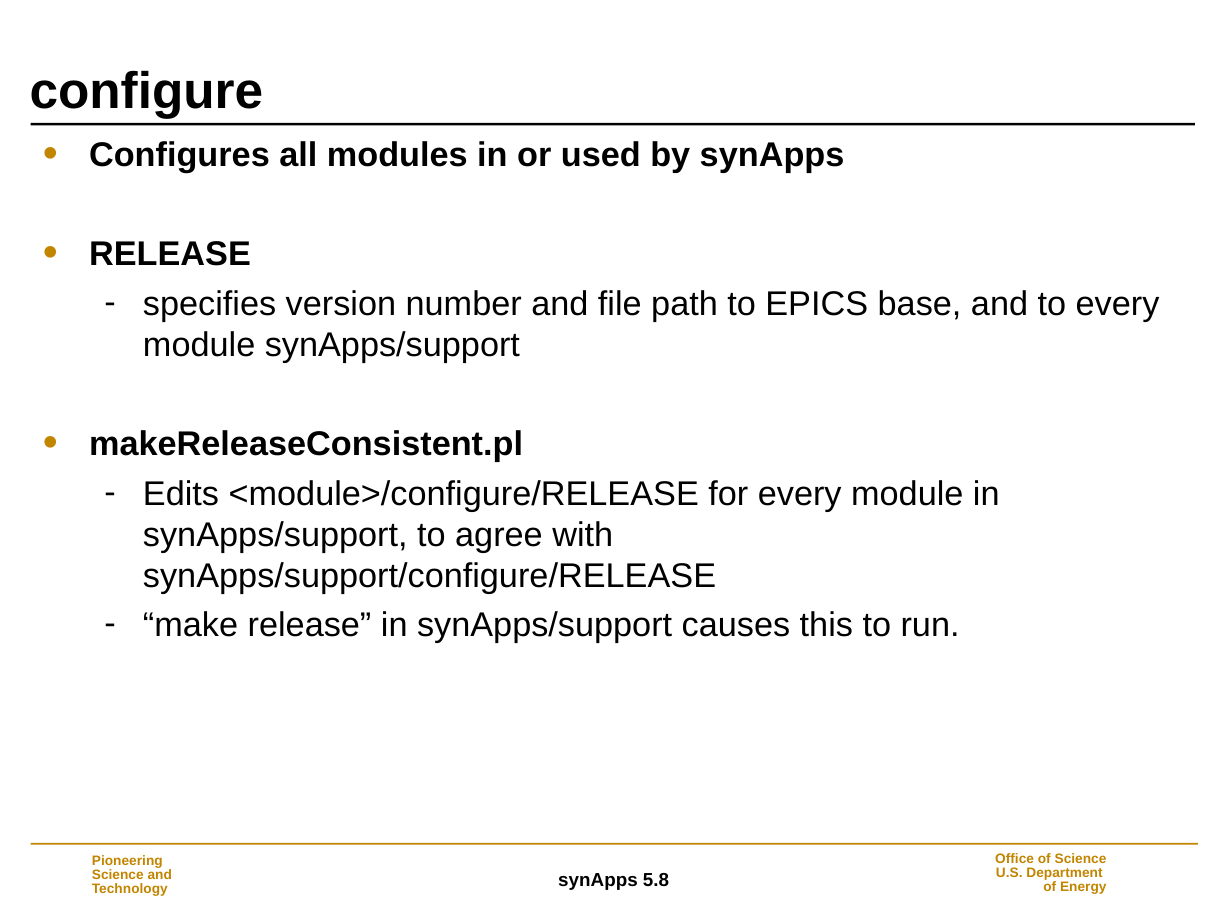
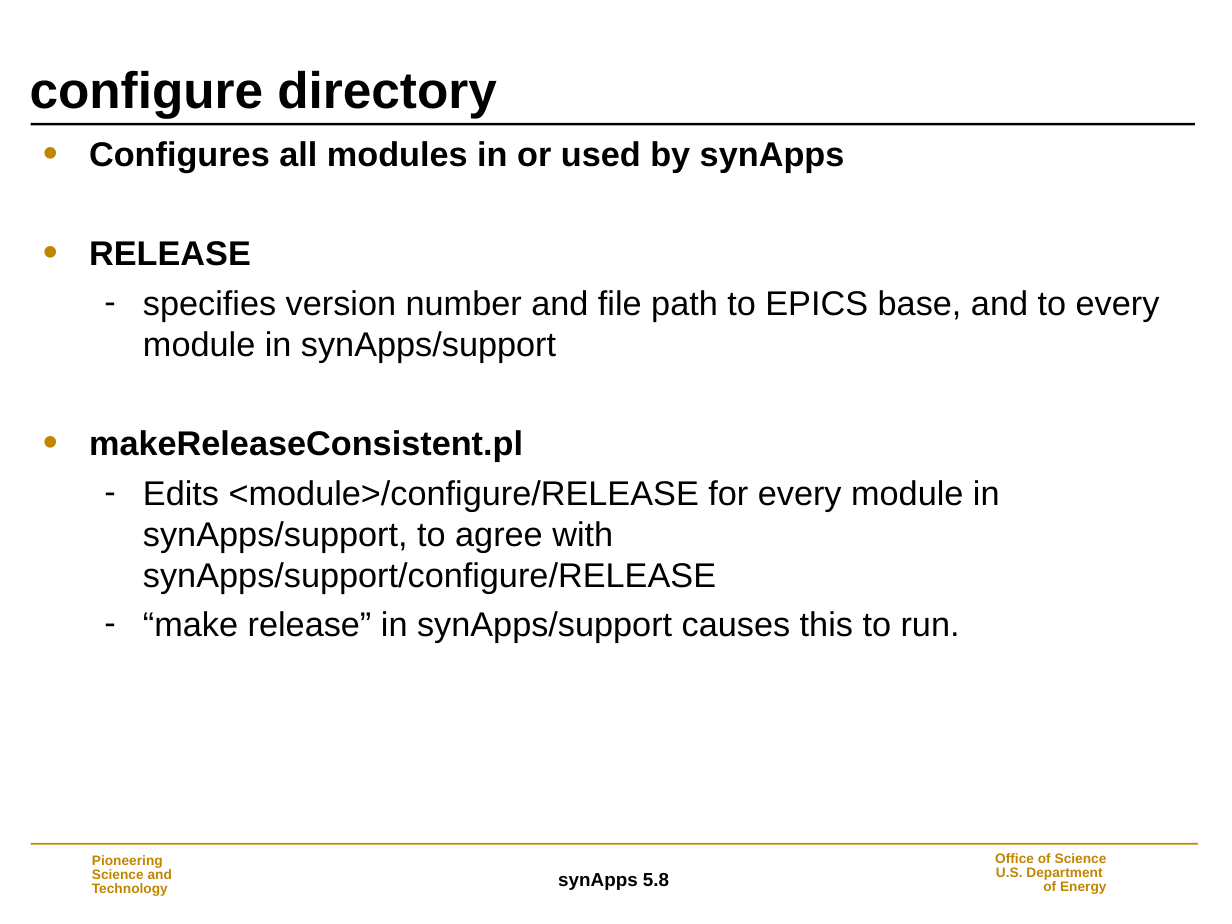
Before and after one commit to EPICS-synApps/support, a slide deck: slide 14 of documentation/IntroToSynApps.ppt (slide 16 before the commit). Drawn at 1232x924 pixels with LibreOffice and Linux fonts; fonts in the diff are those of the drawing; background and template pictures are left out. Boxes give left, top, right and bottom in pixels: in the first picture for what was removed or moved away, otherwise in the second. Text is boxed around its words. In the diff, an @@ line names an element or a change of style, - is before the commit and + after.

```diff
--- a/documentation/IntroToSynApps.ppt
+++ b/documentation/IntroToSynApps.ppt
@@ title at [30,70,496,118]: text changed @@
-configure
+configure directory
@@ text at [143,290,1160,362]: text changed @@
-  – specifies version number and file path to EPICS base, and to every module synApps/support
+  – specifies version number and file path to EPICS base, and to every module in synApps/support
```
Also in this commit, not shown: 42 other slides changed, 5 slides removed.
